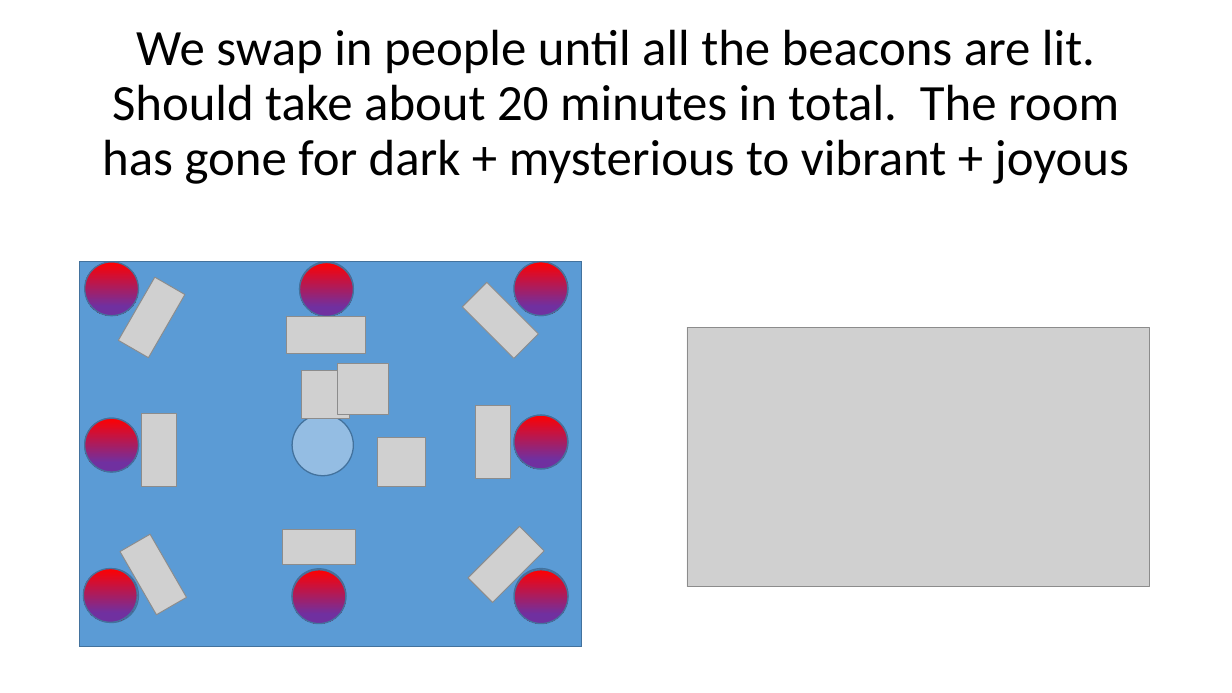
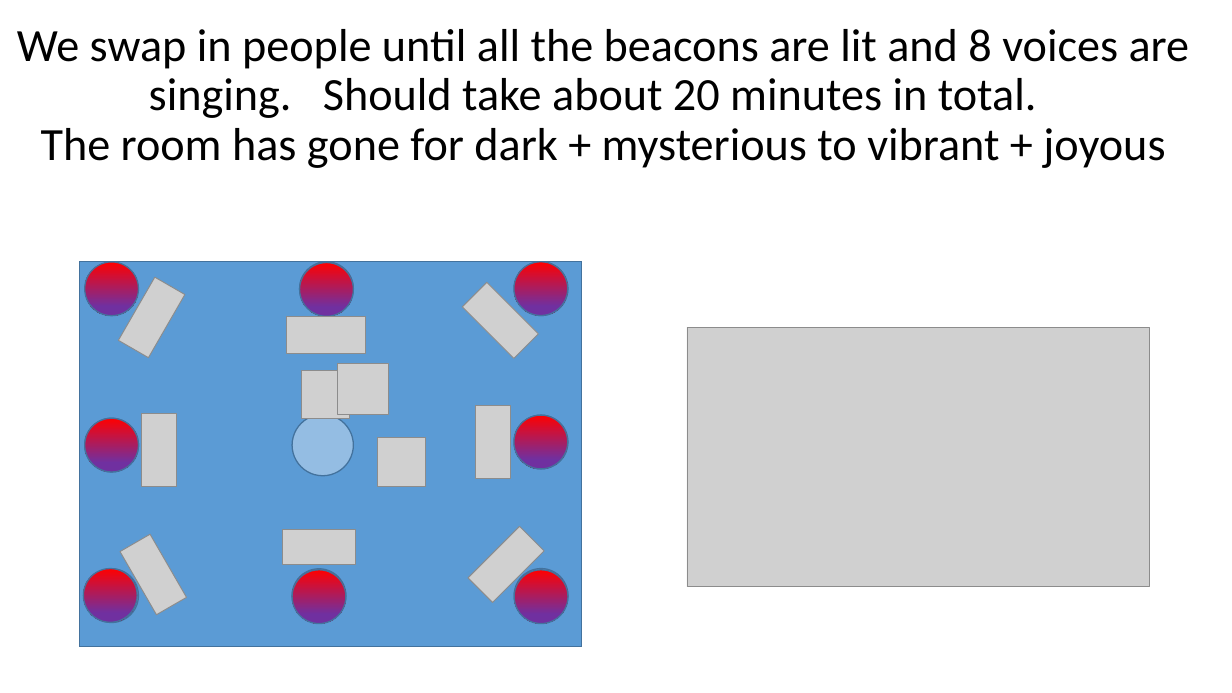
Before and after one commit to mmandel/8Nights2, a slide deck: slide 15 of docs/8NightsVRDesign.pptx (slide 11 before the commit). Drawn at 1232x693 pixels with LibreOffice and Linux fonts; fonts in the diff are those of the drawing; grey boxes stand for pictures. Boxes give left, top, right and bottom in pixels: in the first picture for what was removed or moved away, otherwise in the second. Text is boxed around its words. In the diff, an @@ line names an element or a change of style, - is before the commit and + after.

```diff
--- a/docs/8NightsVRDesign.pptx
+++ b/docs/8NightsVRDesign.pptx
@@ title at box(17, 29, 1190, 168): text changed; size 39.6 to 36 pt @@
-We swap in people until all the beacons are lit. Should take about 20 minutes in total. The room has gone for dark + mysterious to vibrant + joyous
+We swap in people until all the beacons are lit and 8 voices are singing. Should take about 20 minutes in total.
+The room has gone for dark + mysterious to vibrant + joyous
```
Also in this commit, not shown: 4 slides added, 1 other file.
